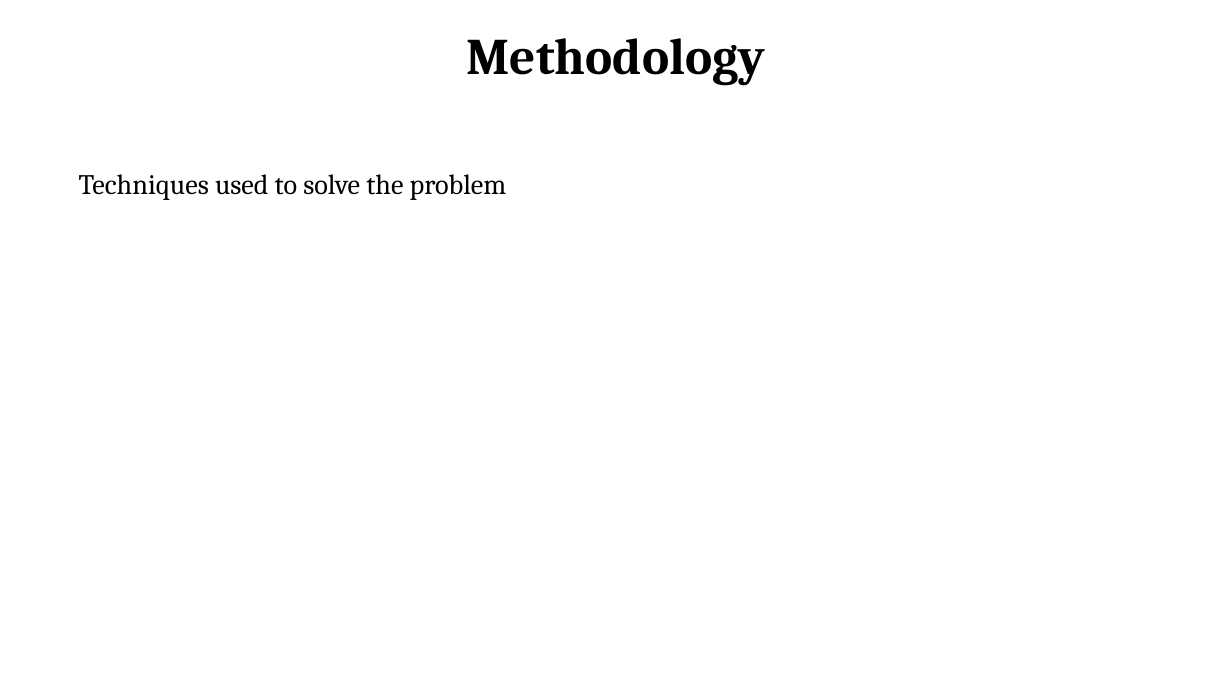
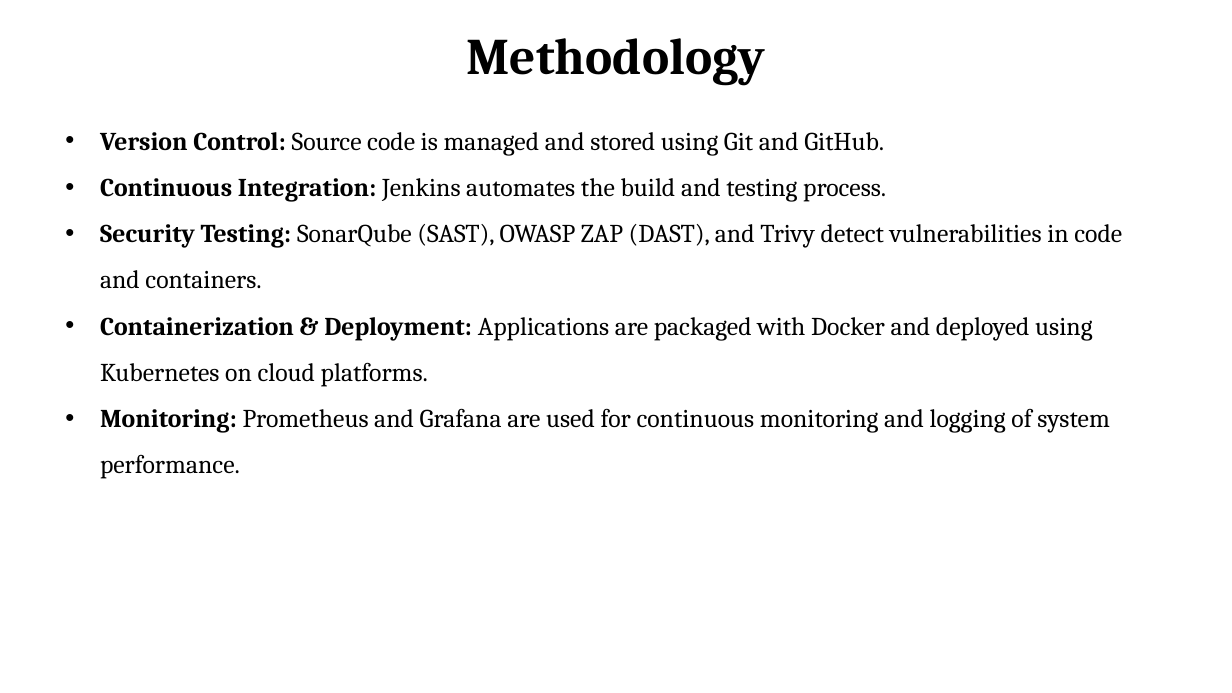
Before and after one commit to Shakthivelk24/DevSecOps-Documentation, a slide deck: slide 10 of Documentation/PPT/CSEP23605 Review 1.pptx (slide 8 before the commit). Drawn at 1232x693 pixels with LibreOffice and Linux fonts; fonts in the diff are those of the drawing; background and template pictures are left out. Boxes give left, top, right and bottom in pixels: in the first picture for what was removed or moved away, otherwise in the second. Text is boxed around its words. In the diff, an @@ line names an element or a change of style, - is before the commit and + after.

```diff
--- a/Documentation/PPT/CSEP23605 Review 1.pptx
+++ b/Documentation/PPT/CSEP23605 Review 1.pptx
@@ text at (x1=100, y1=132, x2=1122, y2=479): text changed; size 22 to 20 pt @@
-Techniques used to solve the problem
+• Version Control: Source code is managed and stored using Git and GitHub.
+• Continuous Integration: Jenkins automates the build and testing process.
+• Security Testing: SonarQube (SAST), OWASP ZAP (DAST), and Trivy detect vulnerabilities in code and containers.
+• Containerization & Deployment: Applications are packaged with Docker and deployed using Kubernetes on cloud platforms.
+• Monitoring: Prometheus and Grafana are used for continuous monitoring and logging of system performance.
```
Also in this commit, not shown: 9 other slides changed, 8 slides added, 3 slides removed.
